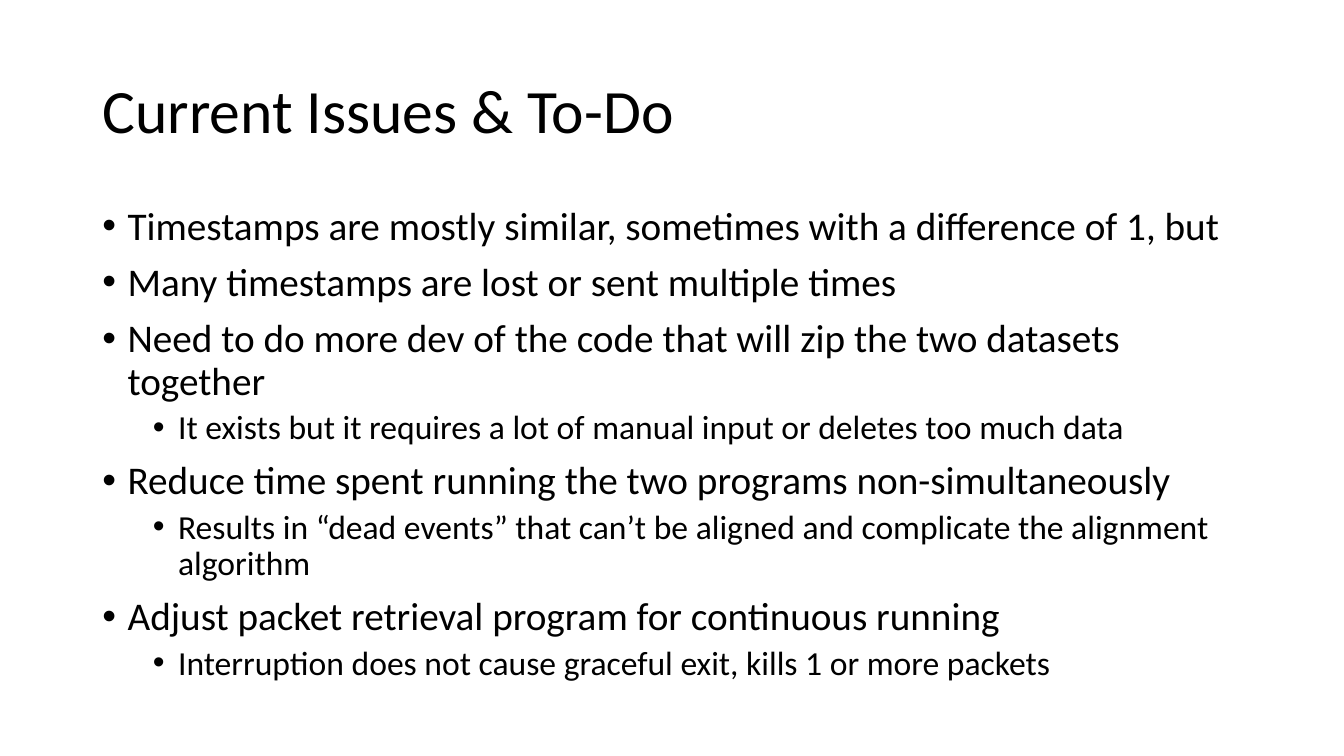
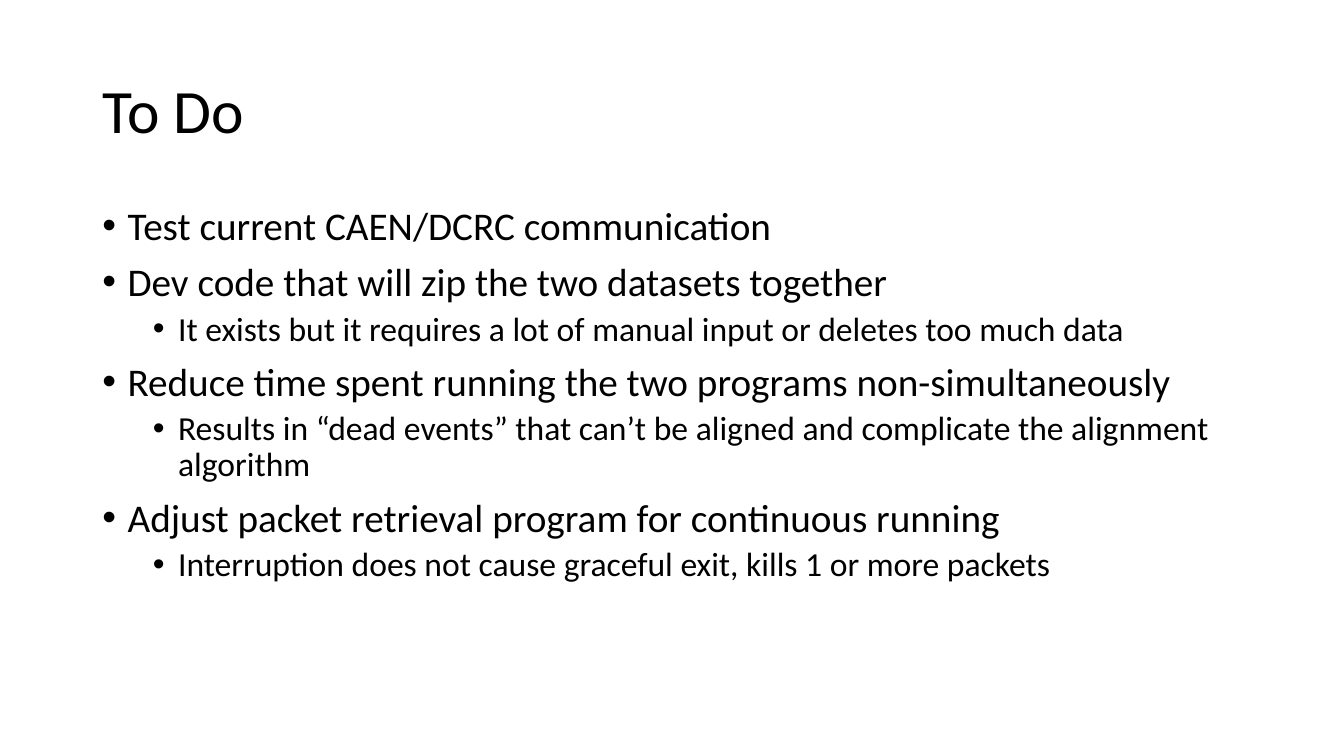
Before and after one commit to villano-lab/R76Firmware, a slide deck: slide 10 of docs/Firmware_Guide.pptx (slide 8 before the commit). Drawn at 1344x756 pixels with LibreOffice and Linux fonts; fonts in the diff are those of the drawing. Boxes give left, top, right and bottom in pixels: in the first picture for what was removed or moved away, otherwise in the second. Text is boxed around its words. In the diff, an @@ line names an element or a change of style, - is before the commit and + after.

```diff
--- a/docs/Firmware_Guide.pptx
+++ b/docs/Firmware_Guide.pptx
@@ title at (102,93,243,134): text changed @@
-Current Issues & To-Do
+To Do
@@ text at (128,212,887,303): text changed @@
-• Timestamps are mostly similar, sometimes with a difference of 1, but
-• Many timestamps are lost or sent multiple times
-• Need to do more dev of the code that will zip the two datasets together
+• Test current CAEN/DCRC communication
+• Dev code that will zip the two datasets together
```
Also in this commit, not shown: 2 slides added.
